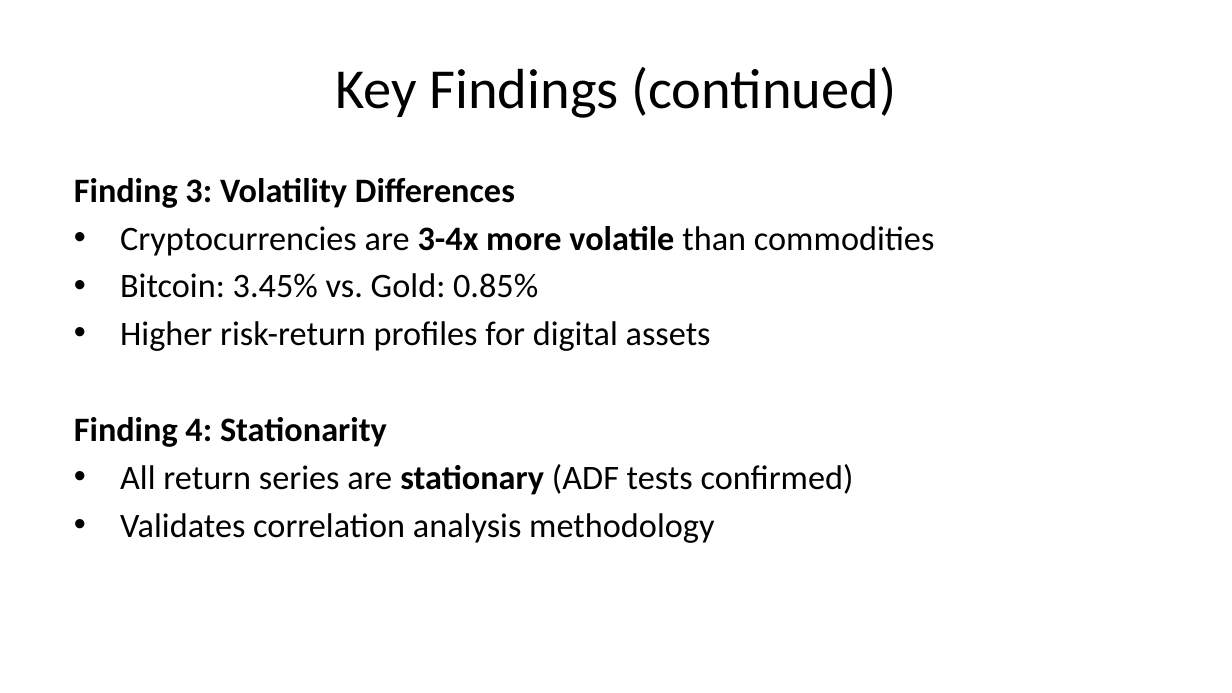
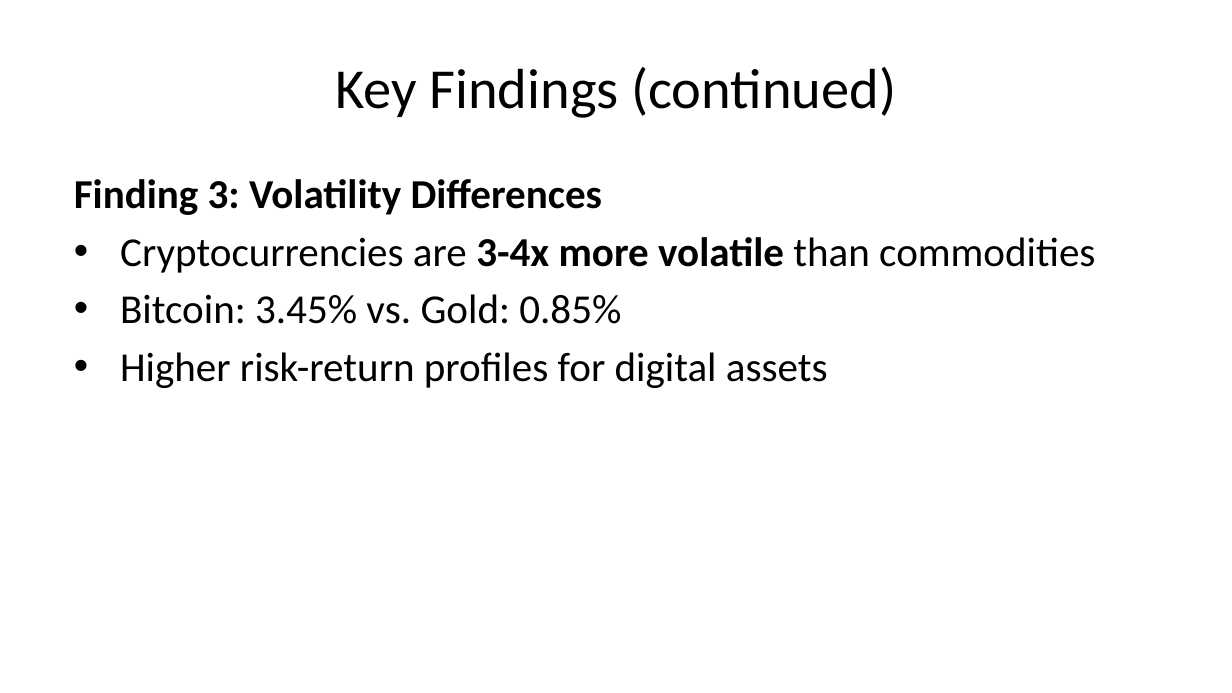
Before and after one commit to SakethKanchi/Cryptocurrency_Commodity_Correlation, a slide deck: slide 36 of presentation.pptx (slide 29 before the commit). Drawn at 1232x693 pixels with LibreOffice and Linux fonts; fonts in the diff are those of the drawing. Boxes give left, top, right and bottom in pixels: in the first picture for what was removed or moved away, otherwise in the second. Text is boxed around its words. In the diff, an @@ line names an element or a change of style, - is before the commit and + after.

```diff
--- a/presentation.pptx
+++ b/presentation.pptx
@@ text "Finding 3: Volatility Differences" at (74,179,1095,388): size 20 to 24 pt @@
@@ text at (74,417,854,543): paragraphs removed @@
-Finding 4: Stationarity
-• All return series are stationary (ADF tests confirmed)
-• Validates correlation analysis methodology
```
Also in this commit, not shown: 33 other slides changed, 14 slides added, 3 slides removed, 11 other files.
